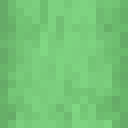
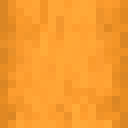
Comparing the layer stacks of the two 128px x 128px images. Changes:
added layer "Honey" above "Poisonous" over <box>0,0,128,128</box>
